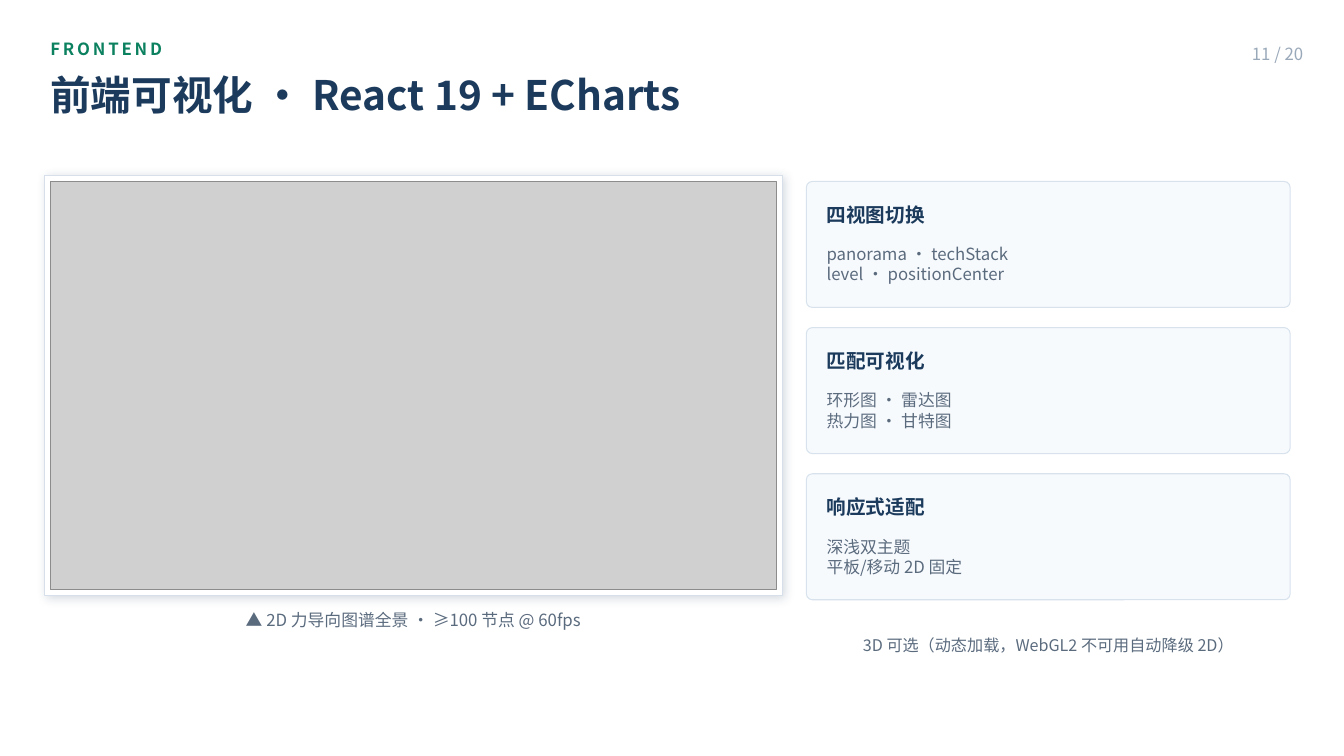
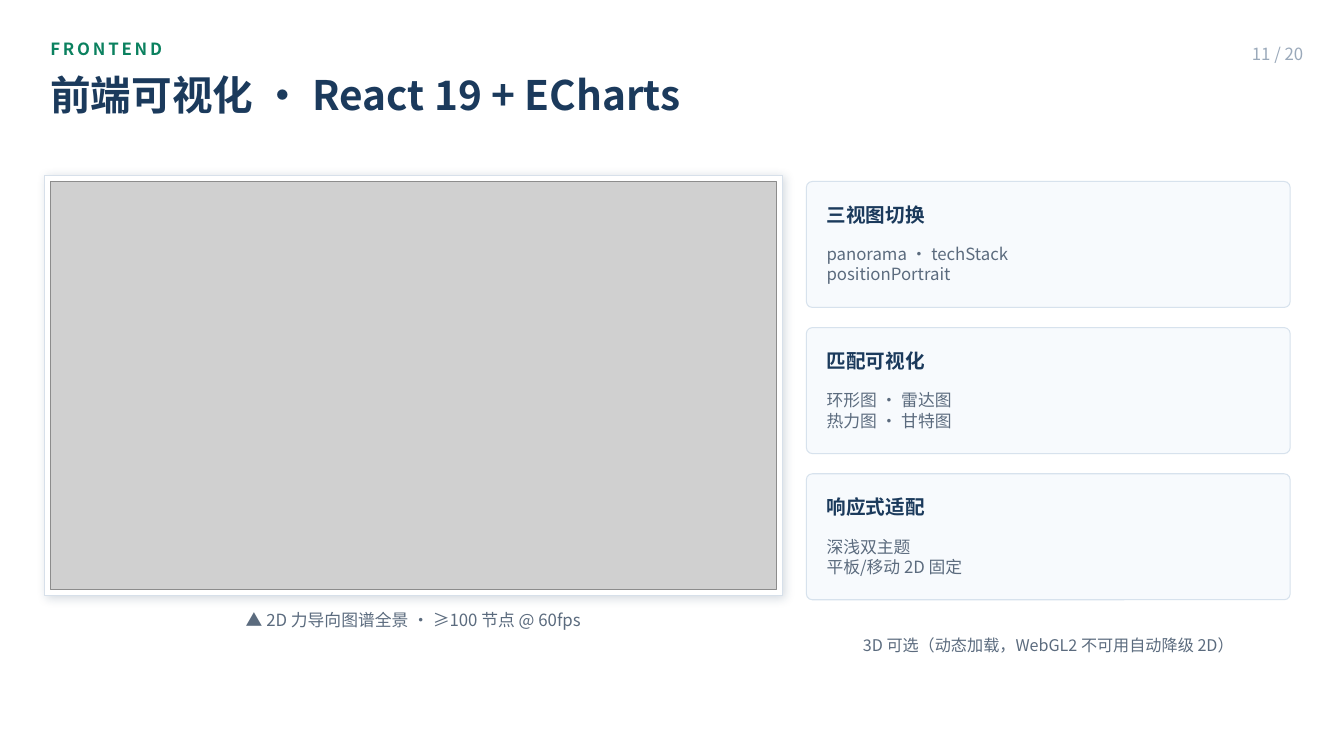
Before and after one commit to Sanksu/zhigang-compass, a slide deck: slide 11 of docs/m5/智岗罗盘_答辩PPT_终稿.pptx. Drawn at 1344x756 pixels with LibreOffice and Linux fonts; fonts in the diff are those of the drawing; grey boxes stand for pictures. Boxes give left, top, right and bottom in pixels: in the first picture for what was removed or moved away, otherwise in the second. Text is boxed around its words. In the diff, an @@ line names an element or a change of style, - is before the commit and + after.

Commit message:
docs(m5): 09-01 终稿口径同步——评测数字/三视图/骨干职能域对齐 + 视频/PPT 产物更新
- build_final.js / generate_video.py / 演示脚本两稿：JD 解析 aligned F1 0.9629→0.9632（110 条 gold 三跑中位）、raw 0.8825→0.8865、匹配 Acc 0.8906→0.9141（384 对黄金集 · Top-3 命中 100%）、简历解析 0.988→0.987（50 条 · 零幻觉误报）
- 叙事对齐已落地治理：四视图→三视图（08-29 视图收敛）、15 岗位职能域→5 大骨干职能域+通用域兜底（08-31 归类制治理）
- 二进制产物随脚本重建：答辩 PPT 终稿、初审演示视频（含 bgm/faded 重导出）、20 张分镜截图、封面/收尾底图

```diff
--- a/docs/m5/智岗罗盘_答辩PPT_终稿.pptx
+++ b/docs/m5/智岗罗盘_答辩PPT_终稿.pptx
@@ text at (827, 205, 925, 224): text changed @@
-四视图切换
+三视图切换
@@ text at (827, 263, 951, 284): text changed @@
-level · positionCenter
+positionPortrait
```
Also in this commit, not shown: 7 other slides changed, 31 other files.
